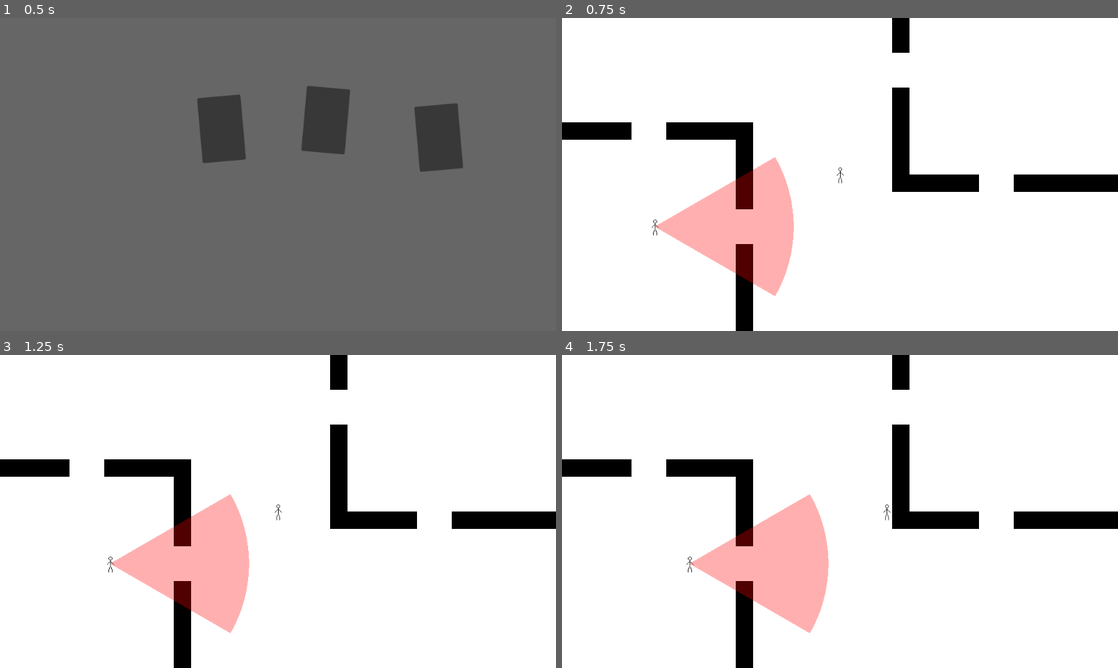
Above: before the commit, frames 1-4 (two rows, left to right).
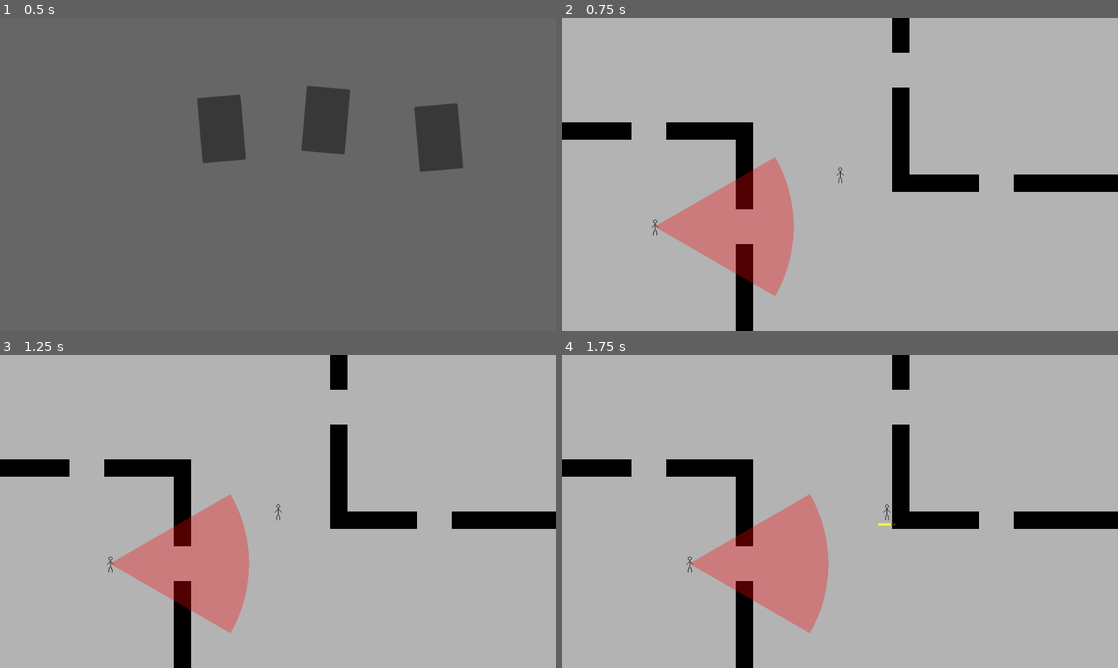
Above: after the commit, the same moments.

Repository: the-all-stack/gwj-igc-2026
Game: Godot game, scene res://hideout/hideout.tscn
Two runs of this game, one before a commit and one after it. Both use one fixed random seed, a clock stepped at 60 frames per second and the inputs below.
Inputs (mouse positions are in pixels of both pictures, inside the frame that each line leads up to):
- Up to frame 1 (0.5 s): no input
- Up to frame 2 (0.75 s): click (784, 127) at 0.5 s
- Up to frame 3 (1.25 s): no input
- Up to frame 4 (1.75 s): hold D (move_right) from 1.28 s (still down); hold Shift (sprint) from 1.28 s (still down)

Frame 1 is identical in both runs. In frame 2, 94% of the frame differs, in the area x 0-100%, y 0-100%; in frame 3, 94%; in frame 4, 94%.

Commit message:
add visual stamina bar

Diff:
--- a/characters/player/player.gd
+++ b/characters/player/player.gd
@@ -1,17 +1,34 @@
+@tool
 class_name Player extends CharacterBody2D
+
+@onready var stamina_bar: StaminaBar = $StaminaBar
 
 @export_category("Speed")
 @export var base_speed: float
 @export var sprint_speed: float
 
 @export_category("Stamina")
-@export var max_stamina: float
+@export var max_stamina: float:
+	set(value):
+		max_stamina = value
+		update_stamina_bar()
 @export var min_stamina_to_start_sprinting: float
 @export var stamina_usage_rate: float
 @export var stamina_regen_rate: float
 @export var stamina_regen_delay: float
 
-var stamina: float
+@export_category("Stamina Bar")
+@export var stamina_bar_enabled_fill_color: Color:
+	set(value):
+		stamina_bar_enabled_fill_color = value
+		if is_node_ready():
+			stamina_bar.fill_color = value
+@export var stamina_bar_disabled_fill_color: Color
+
+var stamina: float:
+	set(value):
+		stamina = value
+		update_stamina_bar()
 var stamina_regen_delay_timer: float
 var was_sprinting: bool
 
@@ -21,10 +38,18 @@
 	instance = self
 
 func _ready() -> void:
+	if Engine.is_editor_hint():
+		return
+
 	stamina = max_stamina
 
 func _physics_process(delta: float) -> void:
+	if Engine.is_editor_hint():
+		return
+
 	var can_sprint := stamina > 0 && (stamina > min_stamina_to_start_sprinting || was_sprinting)
+	stamina_bar.fill_color = stamina_bar_enabled_fill_color if can_sprint else stamina_bar_disabled_fill_color
+
 	var is_sprinting := Input.is_action_pressed("sprint") && can_sprint
 	was_sprinting = is_sprinting
 
@@ -39,3 +64,7 @@
 	var speed := sprint_speed if is_sprinting else base_speed
 	velocity = Input.get_vector("move_left", "move_right", "move_up", "move_down") * speed * Game.tile_size
 	move_and_slide()
+
+func update_stamina_bar() -> void:
+	if is_node_ready():
+		stamina_bar.ratio = stamina / max_stamina
--- a/characters/player/player.tscn
+++ b/characters/player/player.tscn
@@ -2,6 +2,7 @@
 
 [ext_resource type="Script" uid="uid://crv6hoyc4fpsu" path="res://characters/player/player.gd" id="1_rkbax"]
 [ext_resource type="Texture2D" uid="uid://1tfkkbn1kdy5" path="res://characters/stickmin.tres" id="2_xxgcw"]
+[ext_resource type="Script" uid="uid://wawymuwe6cc4" path="res://characters/player/stamina_bar.gd" id="3_exd8k"]
 
 [sub_resource type="CircleShape2D" id="CircleShape2D_w0uf1"]
 radius = 4.0
@@ -17,6 +18,8 @@
 stamina_usage_rate = 50.0
 stamina_regen_rate = 20.0
 stamina_regen_delay = 2.0
+stamina_bar_enabled_fill_color = Color(1, 1, 0.19607843, 1)
+stamina_bar_disabled_fill_color = Color(1, 0.19607843, 0.19607843, 1)
 metadata/_custom_type_script = "uid://crv6hoyc4fpsu"
 
 [node name="CollisionShape2D" type="CollisionShape2D" parent="." unique_id=1219478331]
@@ -24,3 +27,11 @@
 
 [node name="Sprite2D" type="Sprite2D" parent="." unique_id=1581721086]
 texture = ExtResource("2_xxgcw")
+
+[node name="StaminaBar" type="Node2D" parent="." unique_id=1836256482]
+position = Vector2(0, 24)
+script = ExtResource("3_exd8k")
+rect = Rect2(0, 0, 32, 4)
+base_color = Color(0.2643559, 0.16143405, 0, 1)
+fill_color = Color(1, 1, 0.19607843, 1)
+metadata/_custom_type_script = "uid://wawymuwe6cc4"
--- /dev/null
+++ b/characters/player/stamina_bar.gd
@@ -0,0 +1,35 @@
+@tool
+class_name StaminaBar extends Node2D
+
+@export var rect: Rect2:
+	set(value):
+		if (rect != value):
+			queue_redraw()
+		rect = value
+@export var base_color: Color:
+	set(value):
+		if (base_color != value):
+			queue_redraw()
+		base_color = value
+@export var fill_color: Color:
+	set(value):
+		if (fill_color != value):
+			queue_redraw()
+		fill_color = value
+
+var ratio: float = 1:
+	set(value):
+		if (ratio != value):
+			queue_redraw()
+		ratio = value
+
+func _draw() -> void:
+	if !is_node_ready() || (!Engine.is_editor_hint() && ratio >= 1):
+		return
+
+	var base_rect := rect
+	base_rect.position -= base_rect.size * 0.5
+	var fill_rect := base_rect.grow_side(SIDE_RIGHT, -base_rect.size.x * (1 - clampf(ratio, 0, 1)))
+
+	draw_rect(base_rect, base_color)
+	draw_rect(fill_rect, fill_color)
Not shown, added: characters/player/stamina_bar.gd.uid
Binary file changed: tiles/test_tile_set.aseprite
Binary file changed: tiles/test_tile_set.png
